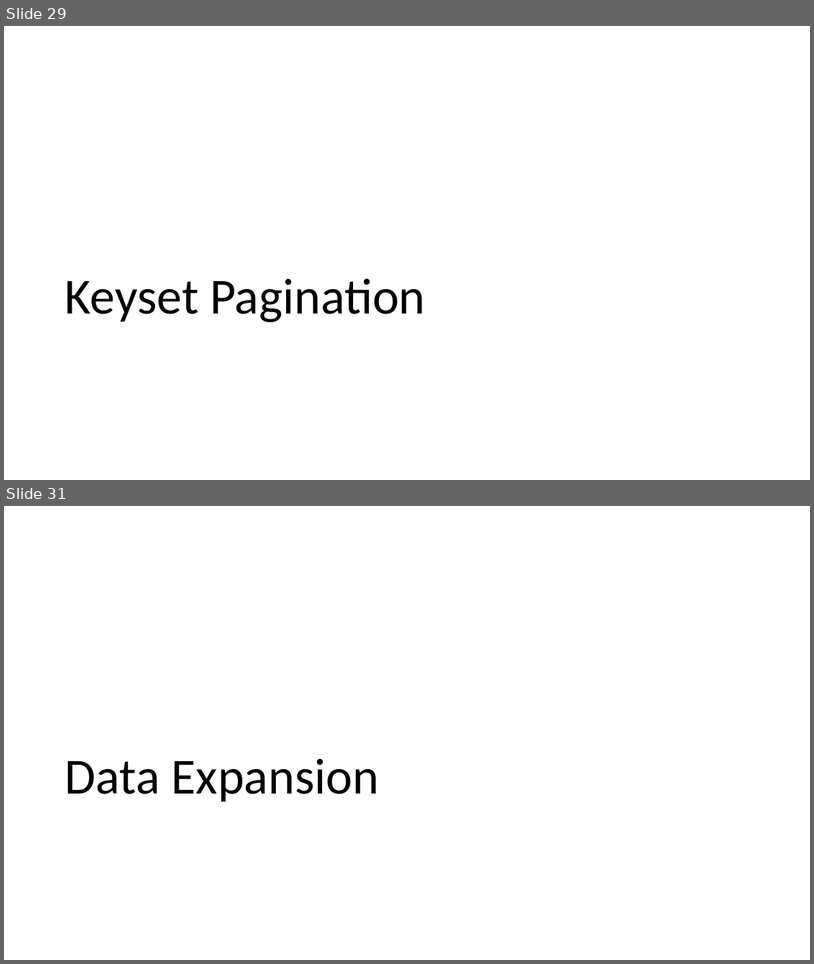
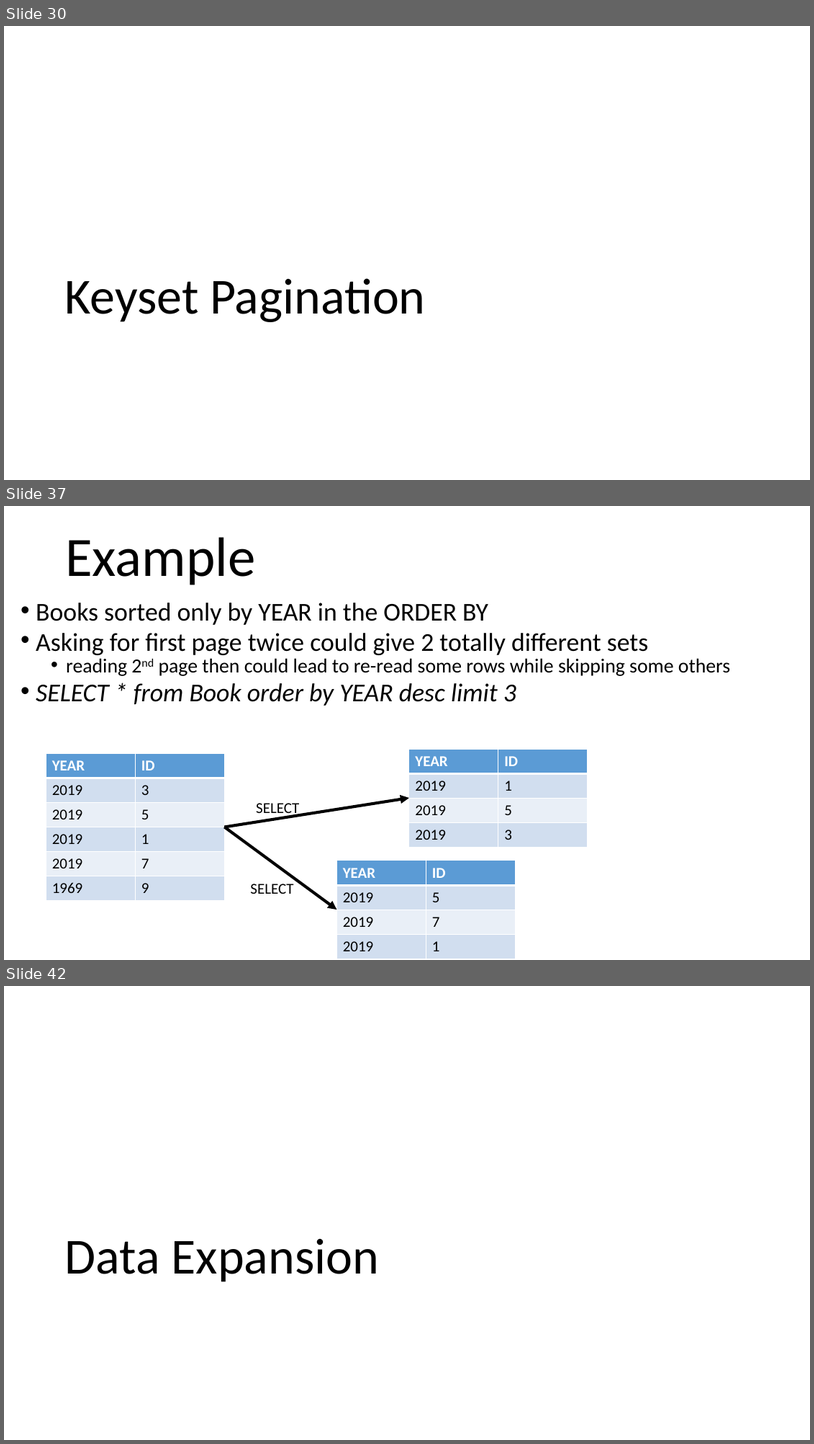
Before and after one commit to arcuri82/testing_security_development_enterprise_systems, a slide deck: doc/advanced/slides/lesson_04.pptx. Shown one above the other, each under a label of ours: slides 29 and 31 before the commit, slides 30, 37 and 42 after it; the slides between them are not shown. The pictures are 814x964 and 814x1444 pixels, drawn with LibreOffice and Linux fonts; fonts in the diff are those of the drawing. Boxes give left, top, right and bottom in pixels: in the first picture for what was removed or moved away, otherwise in the second. Text is boxed around its words. In the diff, an @@ line names an element or a change of style, - is before the commit and + after.

```diff
--- a/doc/advanced/slides/lesson_04.pptx
+++ b/doc/advanced/slides/lesson_04.pptx
@@ slide 37 added at (x1=4, y1=506, x2=810, y2=960), background #FFFFFF @@
@@ title added at (x1=65, y1=537, x2=255, y2=585), 66 pt, text #000000 @@
+Example
@@ text added at (x1=36, y1=602, x2=730, y2=705), 30.6 pt, text #000000 @@
+• Books sorted only by YEAR in the ORDER BY
+• Asking for first page twice could give 2 totally different sets
+  • reading 2nd page then could lead to re-read some rows while skipping some others
+• SELECT * from Book order by YEAR desc limit 3
@@ table added at (x1=46, y1=754, x2=226, y2=901), 6 rows, 2 columns @@
+YEAR | ID
+2019 | 3
+2019 | 5
+2019 | 1
+2019 | 7
+1969 | 9
@@ table added at (x1=409, y1=749, x2=589, y2=847), 4 rows, 2 columns @@
+YEAR | ID
+2019 | 1
+2019 | 5
+2019 | 3
@@ arrow added from (225, 826) to (409, 798), #000000 3.5 pt @@
@@ text added at (x1=256, y1=803, x2=299, y2=817), 18 pt, text #000000 @@
+SELECT
@@ arrow added from (225, 826) to (337, 909), #000000 3.5 pt @@
@@ table added at (x1=337, y1=860, x2=517, y2=958), 4 rows, 2 columns @@
+YEAR | ID
+2019 | 5
+2019 | 7
+2019 | 1
@@ text added at (x1=250, y1=883, x2=293, y2=893), 18 pt, text #000000 @@
+SELECT
@@ what was slide 29 is now slide 30 @@
@@ what was slide 31 is now slide 42 @@
```
Also in this commit, not shown: 1 slide changed, 11 other slides added, 1 slide removed, 1 other file.
